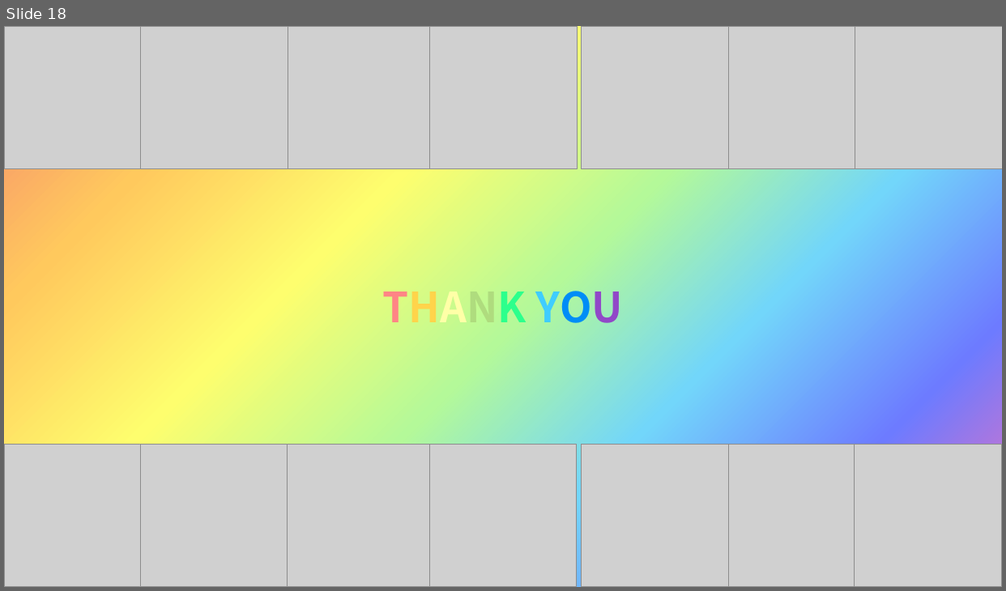
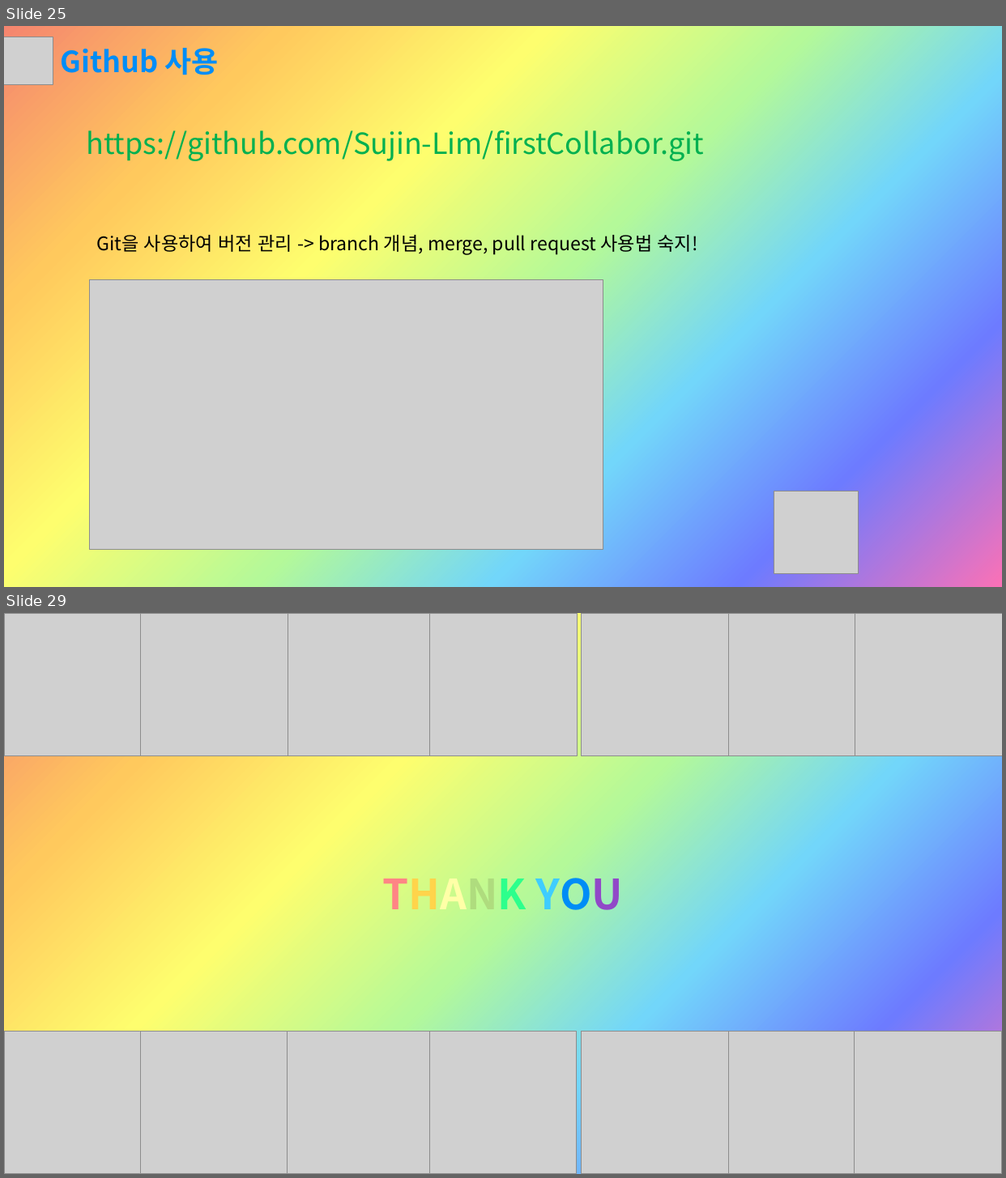
Before and after one commit to Sujin-Lim/DB-Project2, a slide deck: Button.pptx. Shown one above the other, each under a label of ours: slide 18 before the commit, slides 25 and 29 after it; the slides between them are not shown. The pictures are 1006x591 and 1006x1178 pixels, drawn with LibreOffice and Linux fonts; fonts in the diff are those of the drawing; grey boxes stand for pictures. Boxes give left, top, right and bottom in pixels: in the first picture for what was removed or moved away, otherwise in the second. Text is boxed around its words. In the diff, an @@ line names an element or a change of style, - is before the commit and + after.

```diff
--- a/Button.pptx
+++ b/Button.pptx
@@ slide 25 added at <box>4,26,1002,587</box>, background gradient #F5856F to #FFC95D to #FEFE6E to #B4F999 to #72D6FA to #6D7BFF to #FB71B6 @@
@@ picture added at <box>4,37,53,85</box> @@
@@ text added at <box>61,48,219,75</box>, 28 pt, text #008DF6, bold @@
+Github 사용
@@ text added at <box>86,125,704,162</box>, 28 pt, text #00B050 @@
+https://github.com/Sujin-Lim/firstCollabor.git
@@ text added at <box>96,235,698,255</box>, 18 pt, text #000000 @@
+Git을 사용하여 버전 관리 -> branch 개념, merge, pull request 사용법 숙지!
@@ picture added at <box>89,280,603,550</box> @@
@@ picture added at <box>774,492,859,574</box> @@
@@ what was slide 18 is now slide 29 @@
```
Also in this commit, not shown: 9 slides changed, 10 other slides added.
